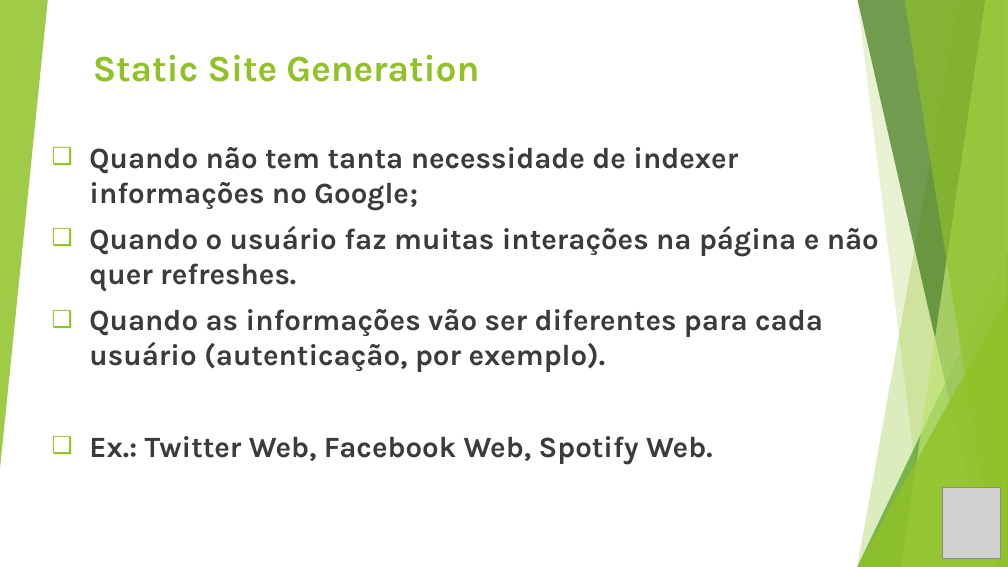
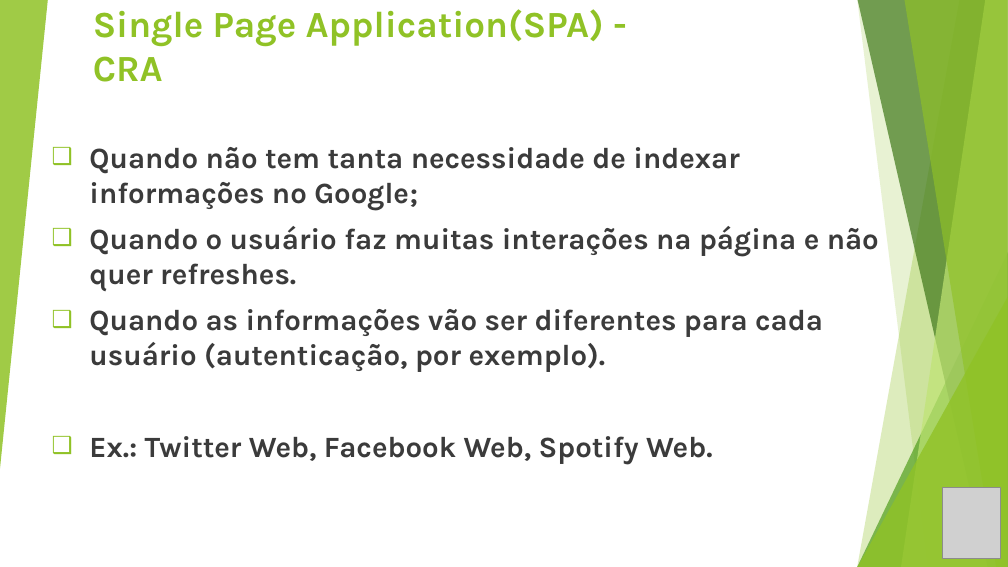
Before and after one commit to cezargodoy/tecnologia-javascript, a slide deck: slide 17 of tecnologia-javascript/Apresentacao_WEB2_NEXTJS.pptx. Drawn at 1008x567 pixels with LibreOffice and Linux fonts; fonts in the diff are those of the drawing; grey boxes stand for pictures. Boxes give left, top, right and bottom in pixels: in the first picture for what was removed or moved away, otherwise in the second. Text is boxed around its words. In the diff, an @@ line names an element or a change of style, - is before the commit and + after.

Commit message:
update

```diff
--- a/tecnologia-javascript/Apresentacao_WEB2_NEXTJS.pptx
+++ b/tecnologia-javascript/Apresentacao_WEB2_NEXTJS.pptx
@@ text at (93,9,604,82): text changed @@
-Static Site Generation
+Single Page Application(SPA) - CRA
@@ text at (89,147,739,210): text changed @@
-❑ Quando não tem tanta necessidade de indexer informações no Google;
+❑ Quando não tem tanta necessidade de indexar informações no Google;
```
Also in this commit, not shown: 2 other slides changed.
